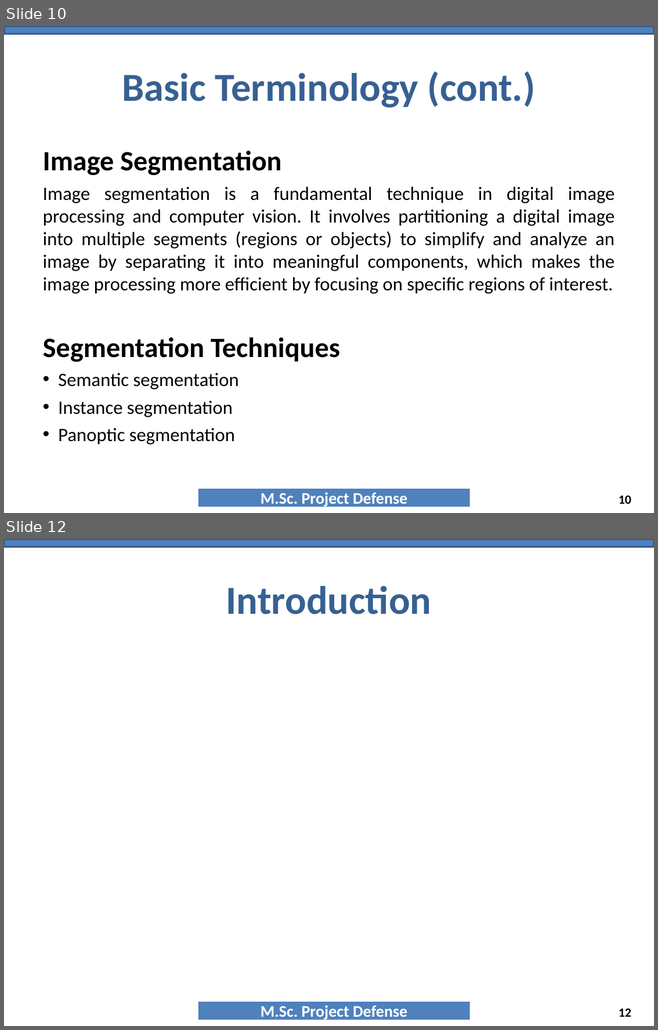
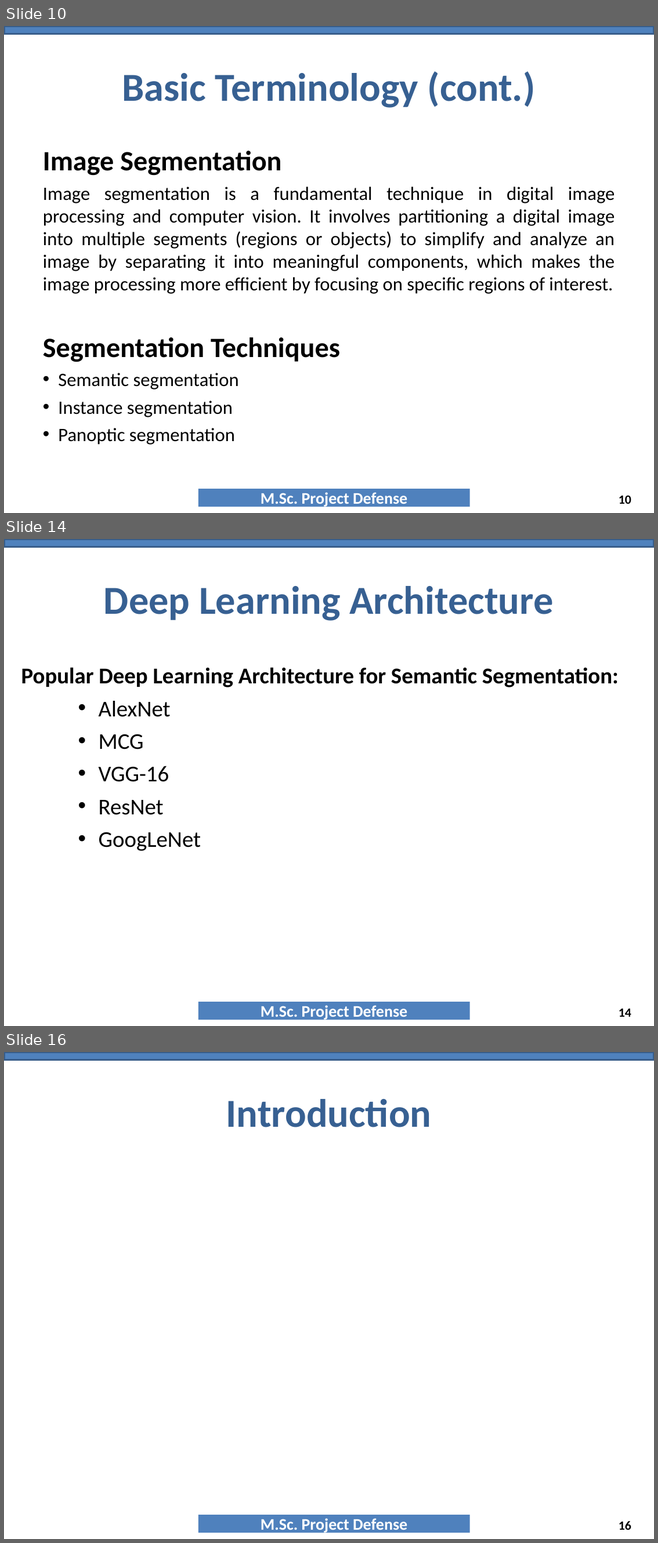
Before and after one commit to NAYANCSE27/msc-project, a slide deck: 9_PresentationTemplate_MscProject_CSE-057443.ppt. Shown one above the other, each under a label of ours: slides 10 and 12 before the commit, slides 10, 14 and 16 after it; the slides between them are not shown. The pictures are 658x1030 and 658x1543 pixels, drawn with LibreOffice and Linux fonts; fonts in the diff are those of the drawing; background and template pictures are left out. Boxes give left, top, right and bottom in pixels: in the first picture for what was removed or moved away, otherwise in the second. Text is boxed around its words. In the diff, an @@ line names an element or a change of style, - is before the commit and + after.

```diff
--- a/9_PresentationTemplate_MscProject_CSE-057443.ppt
+++ b/9_PresentationTemplate_MscProject_CSE-057443.ppt
@@ slide 14 added at (4, 539, 654, 1026), background #FFFFFF; not listed: 2 template elements that a slide beside it also shows @@
@@ title added at (104, 586, 553, 621), 44 pt, text #376092, bold @@
+Deep Learning Architecture
@@ text added at (21, 667, 618, 851), 25 pt, text #000000, bold @@
+Popular Deep Learning Architecture for Semantic Segmentation:
+    • AlexNet
+    • MCG
+    • VGG-16
+    • ResNet
+    • GoogLeNet
@@ page number added at (618, 1009, 631, 1017), 14 pt, text #000000, bold @@
+14
@@ what was slide 12 is now slide 16 @@
@@ page number at (618, 1521, 631, 1530): text changed @@
-12
+16
```
Also in this commit, not shown: 4 other slides added, 2 slides removed.
